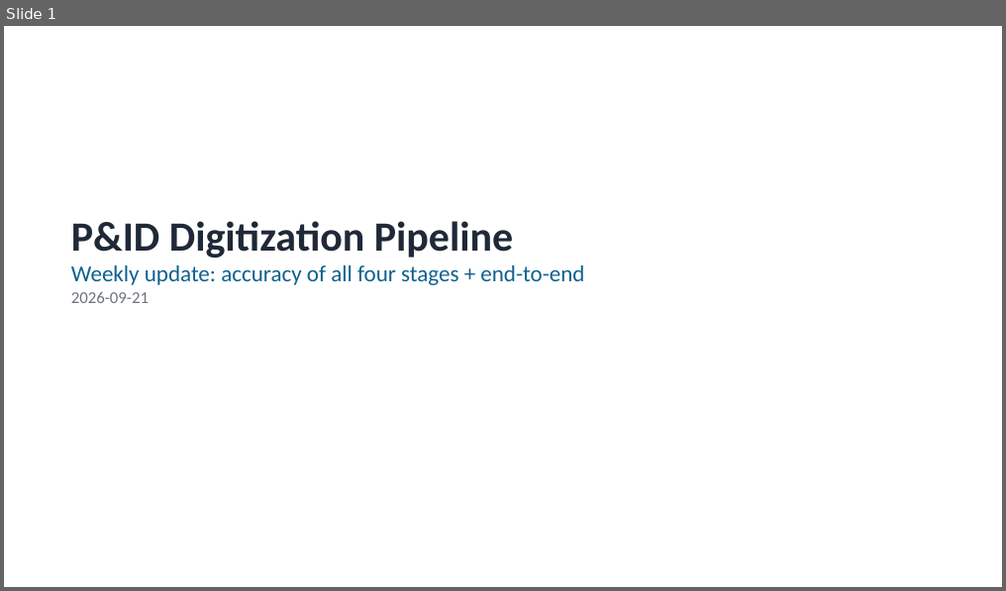
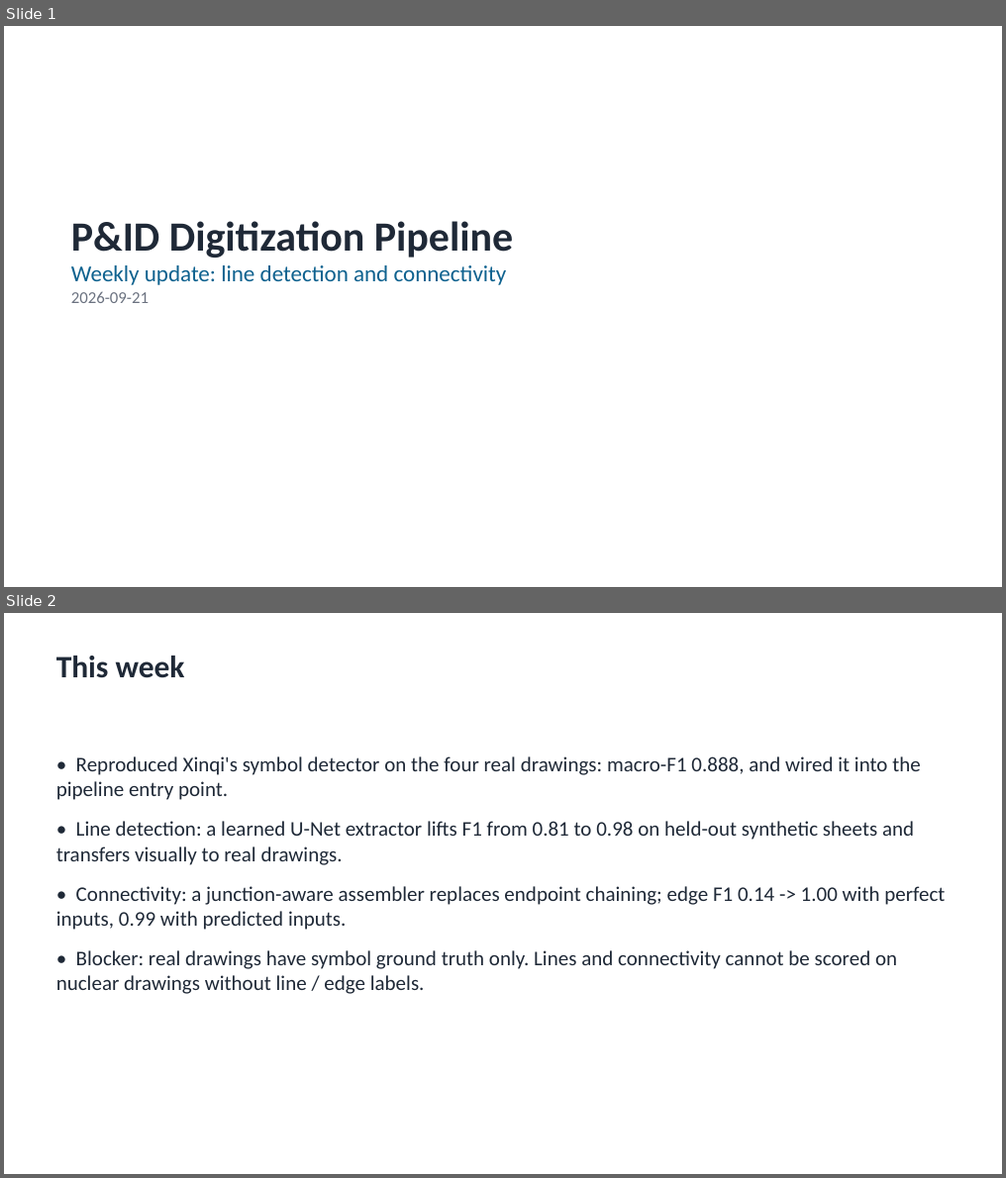
Before and after one commit to WeiKangda/PnIDAgent, a slide deck: weekly_update/2026-09-21_pipeline_accuracy_update.pptx. Shown one above the other, each under a label of ours: slide 1 before the commit, slides 1 and 2 after it. The pictures are 1006x591 and 1006x1178 pixels, drawn with LibreOffice and Linux fonts; fonts in the diff are those of the drawing. Boxes give left, top, right and bottom in pixels: in the first picture for what was removed or moved away, otherwise in the second. Text is boxed around its words. In the diff, an @@ line names an element or a change of style, - is before the commit and + after.

```diff
--- a/weekly_update/2026-09-21_pipeline_accuracy_update.pptx
+++ b/weekly_update/2026-09-21_pipeline_accuracy_update.pptx
@@ slide 2 added at bbox=[4, 613, 1002, 1174], background #FFFFFF @@
@@ text added at bbox=[56, 656, 185, 678], 30 pt, text #1F2937, bold @@
+This week
@@ text added at bbox=[56, 757, 944, 994], 20 pt, text #1F2937 @@
+• Reproduced Xinqi's symbol detector on the four real drawings: macro-F1 0.888, and wired it into the pipeline entry point.
+• Line detection: a learned U-Net extractor lifts F1 from 0.81 to 0.98 on held-out synthetic sheets and transfers visually to real drawings.
+• Connectivity: a junction-aware assembler replaces endpoint chaining; edge F1 0.14 -> 1.00 with perfect inputs, 0.99 with predicted inputs.
+• Blocker: real drawings have symbol ground truth only. Lines and connectivity cannot be scored on nuclear drawings without line / edge labels.
@@ slide 1 changed as well @@
@@ text at bbox=[71, 266, 507, 285]: text changed @@
-Weekly update: accuracy of all four stages + end-to-end
+Weekly update: line detection and connectivity
```
Also in this commit, not shown: 6 other slides changed, 3 other slides added, 7 slides removed, 4 other files.
